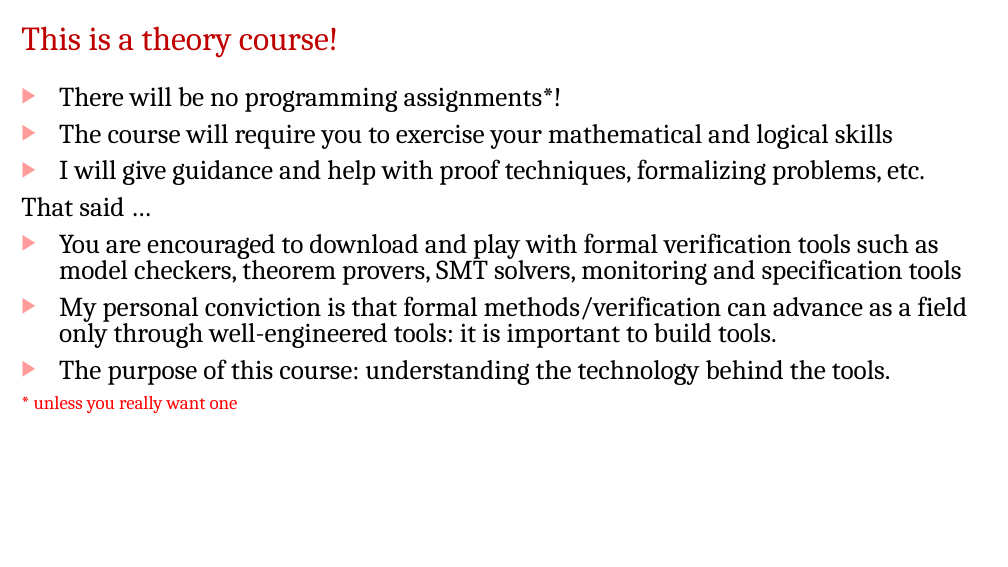
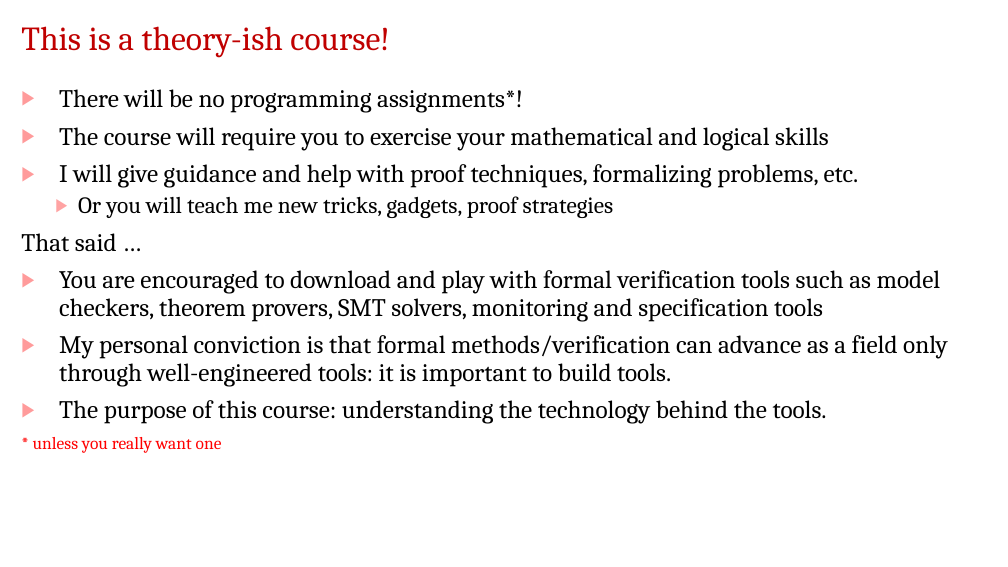
Before and after one commit to jdeshmukh/jdeshmukh.github.io, a slide deck: slide 16 of teaching/fvTheorySlides/Course-Intro.pptx. Drawn at 1008x567 pixels with LibreOffice and Linux fonts; fonts in the diff are those of the drawing; background and template pictures are left out. Boxes give left, top, right and bottom in pixels: in the first picture for what was removed or moved away, otherwise in the second. Text is boxed around its words. In the diff, an @@ line names an element or a change of style, - is before the commit and + after.

```diff
--- a/teaching/fvTheorySlides/Course-Intro.pptx
+++ b/teaching/fvTheorySlides/Course-Intro.pptx
@@ title at (21,26,390,58): text changed @@
-This is a theory course!
+This is a theory-ish course!
@@ text at (21,89,948,453): size 26 to 24.1 pt in "There will be no programming assignments*!", "The course will require you to exercise ...", "I will give guidance and help with ...", "That said …" and 3 more places; size 18 to 16.6 pt in "* unless you really want one"; line spacing 0.8 to 0.9 @@
@@ text at (78,196,614,218): paragraph added @@
+  ▶ Or you will teach me new tricks, gadgets, proof strategies
```
Also in this commit, not shown: 9 other slides changed, 1 slide added, 3 other files.
